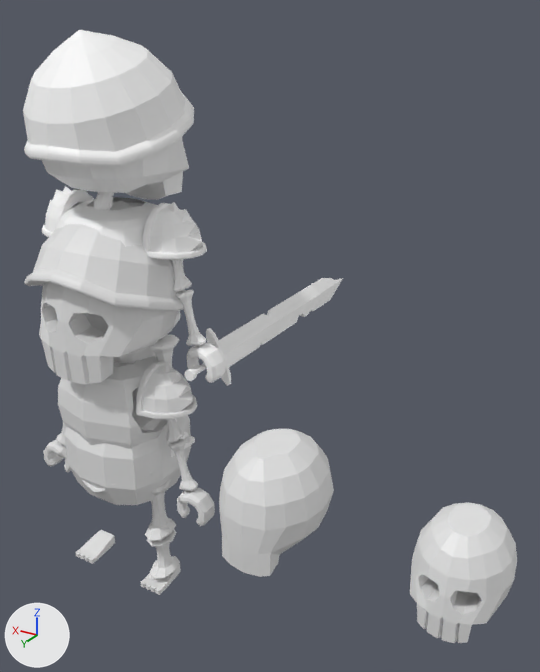
The glTF model Resources/Assets/AssetsWorkspace/BlenderWorkspace/Player_attack2.gltf as it was, and as the next commit left it.
Both versions are drawn from a 50 mm lens placed at (-8.32, 8.85, 7.19), pointed at (-2.05, -1.58, 1.97). Every picture has the same lights, and +X, +Y and +Z are marked at lower left. The older version comes first. Where no turn or scale is listed for an object, it has been applied to the vertices.

In view in the first picture: '手', '球', '球.001', '立方体', '立方体.001', '立方体.022', '鎧', '頭蓋骨', '頭蓋骨_大きさ普通', '頭蓋骨目無し', '骨', '骨.001', '骨.002', '骨.003', '骨盤' and 1 more.
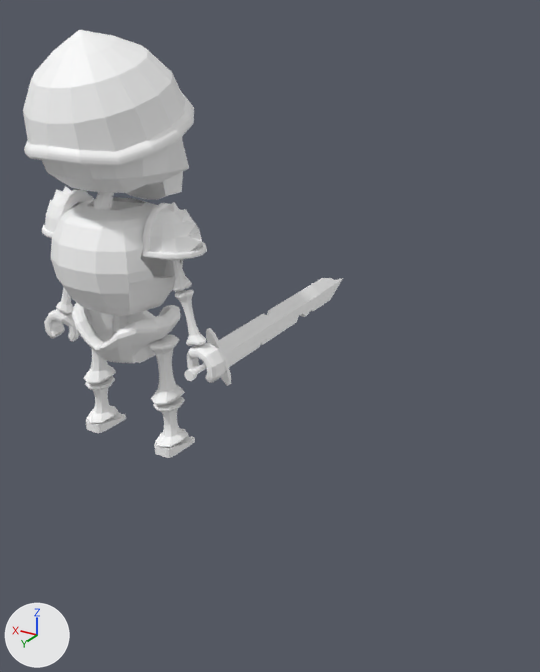
Edits to the scene script, one JSON object a line:
```json
{"op": "remove", "block": "ob_頭蓋骨_大きさ普通", "code": ["ob_頭蓋骨_大きさ普通 = bpy.data.objects.new('頭蓋骨_大きさ普通', me_球_005)", "ob_頭蓋骨_大きさ普通.location = (-6.3, 0.21, 0.1)"]}
{"op": "remove", "block": "ob_頭蓋骨目無し", "code": ["ob_頭蓋骨目無し = bpy.data.objects.new('頭蓋骨目無し', me_球_001)", "ob_頭蓋骨目無し.location = (-3.09, 0.0, 0.0)"]}
{"op": "remove", "block": "ob_立方体", "code": ["ob_立方体 = bpy.data.objects.new('立方体', me_立方体)", "ob_立方体.location = (0.0, 0.0, 0.0)"]}
{"op": "remove", "block": "ob_頭蓋骨", "code": ["ob_頭蓋骨 = bpy.data.objects.new('頭蓋骨', me_球)", "ob_頭蓋骨.location = (0.0, 0.21, 2.8)"]}
{"op": "remove", "block": "ob_鎧", "code": ["ob_鎧 = bpy.data.objects.new('鎧', me_球_002)", "ob_鎧.location = (0.0, 0.22, 0.95)"]}
{"op": "remove", "block": "ob_骨", "code": ["ob_骨 = bpy.data.objects.new('骨', me_円柱_005)", "ob_骨.location = (-1.12, 0.2, 1.04)"]}
{"op": "remove", "block": "ob_骨_001", "code": ["ob_骨_001 = bpy.data.objects.new('骨.001', me_円柱_006)", "ob_骨_001.location = (-1.37, 0.2, 0.07)"]}
{"op": "remove", "block": "ob_骨_002", "code": ["ob_骨_002 = bpy.data.objects.new('骨.002', me_円柱_008)", "ob_骨_002.location = (-0.77, 0.22, -1.01)"]}
{"op": "remove", "block": "ob_骨_003", "code": ["ob_骨_003 = bpy.data.objects.new('骨.003', me_円柱_010)", "ob_骨_003.location = (-0.82, 0.22, -2.01)"]}
{"op": "remove", "block": "ob_骨盤", "code": ["ob_骨盤 = bpy.data.objects.new('骨盤', me_球_006)", "ob_骨盤.location = (0.0, 0.19, -0.02)"]}
{"op": "remove", "block": "ob_立方体_001", "code": ["ob_立方体_001 = bpy.data.objects.new('立方体.001', me_立方体_001)", "ob_立方体_001.location = (-0.82, 0.32, -2.54)"]}
{"op": "remove", "block": "ob_手", "code": ["ob_手 = bpy.data.objects.new('手', me_円柱)", "ob_手.location = (-1.6, 0.23, -0.73)"]}
{"op": "remove", "block": "ob_球", "code": ["ob_球 = bpy.data.objects.new('球', me_球_004)", "ob_球.location = (-0.99, 0.21, 1.25)"]}
{"op": "remove", "block": "ob_球_001", "code": ["ob_球_001 = bpy.data.objects.new('球.001', me_球_007)", "ob_球_001.location = (0.0, 0.12, 3.08)"]}
```

Boxes [x1, y1, x2, y2] around the edits, measured in the pictures (540 x 672 px):
```json
{"object": "頭蓋骨目無し", "change": "deleted", "before": [219, 429, 334, 577]}
{"object": "頭蓋骨_大きさ普通", "change": "deleted", "before": [410, 502, 517, 643]}
{"object": "球.001", "change": "deleted", "before": [24, 200, 185, 311]}
{"object": "頭蓋骨", "change": "deleted", "before": [39, 283, 178, 384]}
{"object": "立方体", "change": "deleted", "before": [64, 387, 191, 505]}
{"object": "鎧", "change": "deleted", "before": [58, 355, 167, 449]}
{"object": "球", "change": "deleted", "before": [136, 361, 197, 419]}
{"object": "手", "change": "deleted", "before": [43, 440, 215, 526]}
{"object": "立方体.001", "change": "deleted", "before": [75, 530, 181, 595]}
{"object": "骨.002", "change": "deleted", "before": [145, 479, 176, 541]}
{"object": "骨.003", "change": "deleted", "before": [147, 530, 180, 579]}
{"object": "骨.001", "change": "deleted", "before": [56, 422, 198, 491]}
{"object": "骨", "change": "deleted", "before": [166, 419, 184, 443]}
{"object": "骨盤", "change": "deleted", "before": [75, 468, 155, 496], "on screen": "mostly hidden"}
```
